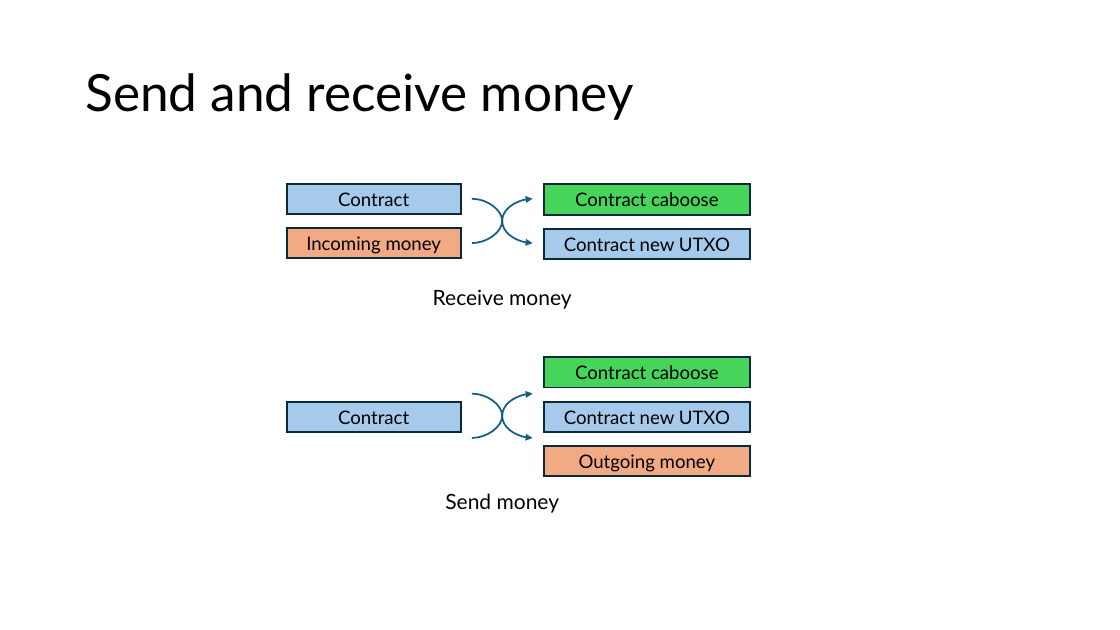
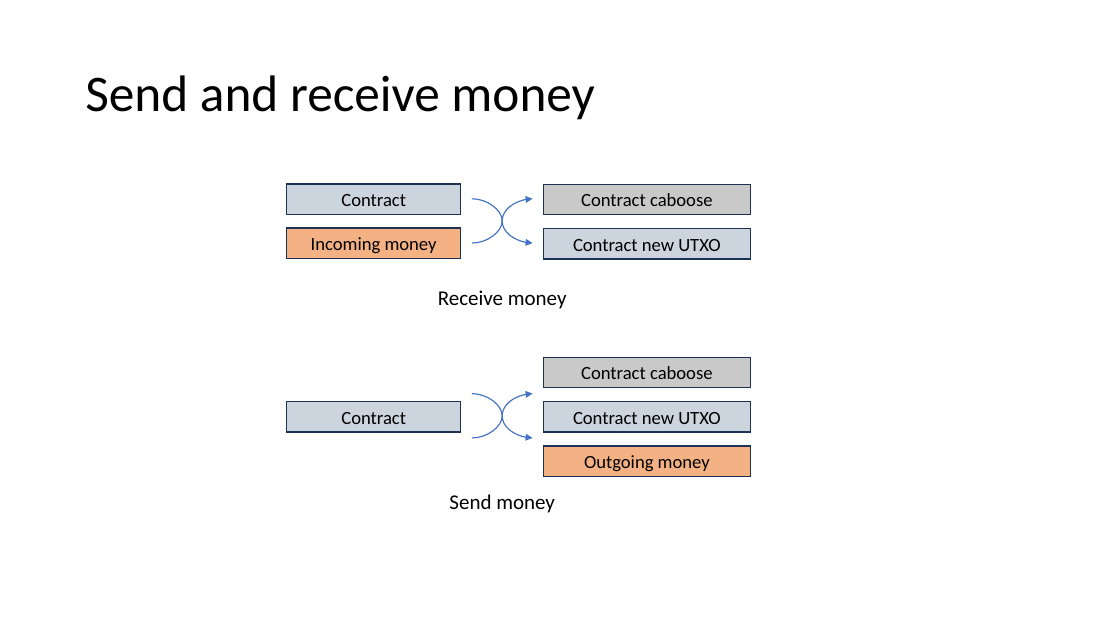
Before and after one commit to Bitcoin-Wildlife-Sanctuary/opcat-slides, a slide deck: slide 39 of opcat.pptx (slide 36 before the commit). Drawn at 1120x630 pixels with LibreOffice and Linux fonts; fonts in the diff are those of the drawing. Boxes give left, top, right and bottom in pixels: in the first picture for what was removed or moved away, otherwise in the second. Text is boxed around its words. In the diff, an @@ line names an element or a change of style, - is before the commit and + after.

```diff
--- a/opcat.pptx
+++ b/opcat.pptx
@@ curved arrow (472, 199) - (533, 243): stroke #156082 1.5 pt to #4472C4 1 pt @@
@@ curved arrow (472, 243) - (533, 199): stroke #156082 1.5 pt to #4472C4 1 pt @@
@@ rectangle "Contract caboose" at [544,184,750,214]: font Lato to Calibri; fill #47D45A to #C9C9C9; outline #092A39 1.5 pt to #1E3256 1 pt @@
@@ rectangle "Incoming money" at [287,228,460,258]: font Lato to Calibri; fill #F2AA84 to #F4B183; outline #092A39 1.5 pt to #1E3256 1 pt @@
@@ font Lato to Calibri; fill #A6CAEC to #CCD4DE; outline #092A39 1.5 pt to #1E3256 1 pt in 4 elements at [287,402,460,432], [544,402,750,432], [287,184,460,214], [544,229,750,259] @@
@@ rectangle "Contract caboose" at [544,357,750,387]: font Lato to Calibri; fill #47D45A to #C9C9C9; outline #092A39 1.5 pt to #1E3256 1 pt @@
@@ curved arrow (472, 394) - (533, 438): stroke #156082 1.5 pt to #4472C4 1 pt @@
@@ curved arrow (472, 438) - (533, 394): stroke #156082 1.5 pt to #4472C4 1 pt @@
@@ rectangle "Outgoing money" at [544,446,750,476]: font Lato to Calibri; fill #F2AA84 to #F4B183; outline #092A39 1.5 pt to #1E3256 1 pt @@
@@ font Lato to Calibri in 3 elements at [85,75,594,120], [438,290,567,309], [449,494,555,513] @@
```
Also in this commit, not shown: 48 other slides changed, 5 slides added, 1 slide removed.
